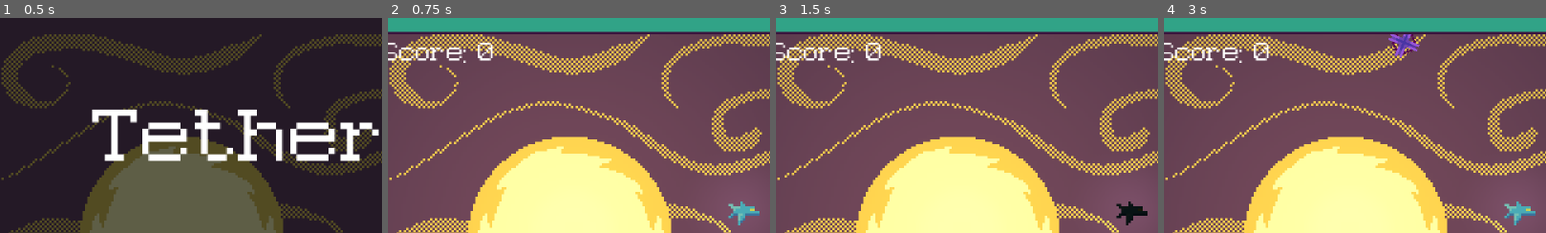
Above: before the commit, frames 1-4 (left to right).
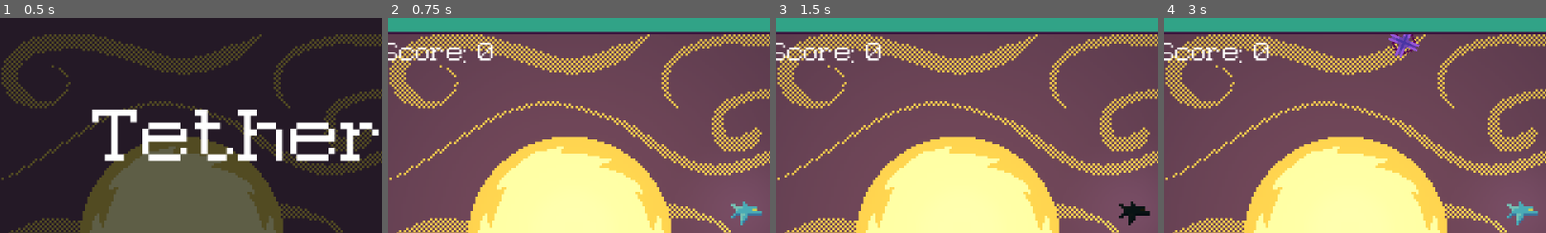
Above: after the commit, the same moments.

Repository: MonkMir/tether-game
Game: Godot game, scene res://main.tscn
The game is run twice, just before and just after one commit, with the same random seed, the same clock (stepped at 60 frames per second) and the same inputs.
Inputs (mouse positions are % of the whole screen's width and height, from its top left):
- Up to frame 1 (0.5 s): no input
- Up to frame 2 (0.75 s): click "PLAY" at 0.5 s
- Up to frame 3 (1.5 s): tap Enter (ui_accept) at 1.25 s; move the mouse to (72, 45) at 1.27 s; press the mouse at (72, 45) at 1.28 s
- Up to frame 4 (3 s): tap Enter (ui_accept) at 1.52, 2, 2.27 s; move the mouse to (30, 55) at 2.02 s; release the mouse at (30, 55) at 2.03 s; click (30, 55) at 2.1 s; move the mouse to (60, 28) at 2.77 s; press the mouse at (60, 28) at 2.78 s
The pictures show only the part of the screen within x 3-53%, y 4-54%; the shares and areas given below are measured in that part.

Frame 1 is identical in both runs. In frame 2, 0.3% of the frame differs, in the area x 89-98%, y 85-97%; in frame 3, 0.2%; in frame 4, 0.3%.

Commit message:
Add lighting

Diff:
--- a/enemies/bomber/bomber_bomb.gd
+++ b/enemies/bomber/bomber_bomb.gd
@@ -7,7 +7,7 @@
 @export var explosion_scene : PackedScene
 
 var direction : Vector2
-var speed := 320.0
+var speed := 50.0
 
 @onready var player := get_tree().get_first_node_in_group("player")
 
@@ -24,8 +24,6 @@
 	else:
 		speed = 0
 		position += MIN_SPEED * direction * delta
-
-	modulate = Color(3, 3, 3, .7)
 
 
 func explode():
--- a/enemies/bomber/bomber_bomb_explosion.tscn
+++ b/enemies/bomber/bomber_bomb_explosion.tscn
@@ -5,6 +5,16 @@
 
 [sub_resource type="CircleShape2D" id="CircleShape2D_1h8a8"]
 radius = 32.0
+
+[sub_resource type="Gradient" id="Gradient_pyvd4"]
+interpolation_mode = 2
+offsets = PackedFloat32Array(0, 0.7105263)
+colors = PackedColorArray(0.84, 0.64119995, 0.24360001, 1, 0, 0, 0, 1)
+
+[sub_resource type="GradientTexture2D" id="GradientTexture2D_n7y8w"]
+gradient = SubResource("Gradient_pyvd4")
+fill = 1
+fill_from = Vector2(0.5, 0.5)
 
 [node name="BomberBombExplosion" type="Area2D" unique_id=675522281]
 collision_layer = 2
@@ -19,5 +29,10 @@
 [node name="Timer" type="Timer" parent="." unique_id=542641750]
 wait_time = 0.1
 
+[node name="PointLight2D" type="PointLight2D" parent="." unique_id=456908964]
+scale = Vector2(1.03, 1.03)
+energy = 2.95
+texture = SubResource("GradientTexture2D_n7y8w")
+
 [connection signal="area_entered" from="." to="." method="_on_player_entered"]
 [connection signal="timeout" from="Timer" to="." method="_on_timer_timeout"]
--- a/enemies/bomber/explosion.tscn
+++ b/enemies/bomber/explosion.tscn
@@ -5,6 +5,16 @@
 
 [sub_resource type="CircleShape2D" id="CircleShape2D_1h8a8"]
 radius = 32.0
+
+[sub_resource type="Gradient" id="Gradient_2n748"]
+interpolation_mode = 2
+offsets = PackedFloat32Array(0, 0.7105263)
+colors = PackedColorArray(0.84, 0.64119995, 0.24360001, 1, 0, 0, 0, 1)
+
+[sub_resource type="GradientTexture2D" id="GradientTexture2D_a2k0q"]
+gradient = SubResource("Gradient_2n748")
+fill = 1
+fill_from = Vector2(0.5, 0.5)
 
 [node name="Explosion" type="Area2D" unique_id=1431074492]
 collision_layer = 4
@@ -20,5 +30,10 @@
 [node name="Timer" type="Timer" parent="." unique_id=1402510047]
 wait_time = 0.13
 
+[node name="PointLight2D" type="PointLight2D" parent="." unique_id=2037442532]
+scale = Vector2(1.03, 1.03)
+energy = 2.95
+texture = SubResource("GradientTexture2D_a2k0q")
+
 [connection signal="area_entered" from="." to="." method="_on_area_entered"]
 [connection signal="timeout" from="Timer" to="." method="_on_timer_timeout"]
--- a/enemies/enemy_class.gd
+++ b/enemies/enemy_class.gd
@@ -59,8 +59,10 @@
 
 
 func receive_dam_param(damage):
+	if not health_bar:
+		return
 	health -= damage
-	health_bar.health = health
+	health_bar.health = health # hey you gotta fix this fr. freed health access error
 
 
 func die():
--- a/enemies/parabolic/parabolic_dart.tscn
+++ b/enemies/parabolic/parabolic_dart.tscn
@@ -5,6 +5,16 @@
 
 [sub_resource type="CircleShape2D" id="CircleShape2D_c37ne"]
 radius = 2.43789
+
+[sub_resource type="Gradient" id="Gradient_lxl1a"]
+interpolation_mode = 2
+offsets = PackedFloat32Array(0, 0.7105263)
+colors = PackedColorArray(0.28427982, 0.11040002, 0.69, 1, 0, 0, 0, 1)
+
+[sub_resource type="GradientTexture2D" id="GradientTexture2D_m7oun"]
+gradient = SubResource("Gradient_lxl1a")
+fill = 1
+fill_from = Vector2(0.5, 0.5)
 
 [node name="Parabolic Dart" type="Area2D" unique_id=1545782455]
 script = ExtResource("1_rp2uv")
@@ -17,4 +27,9 @@
 shape = SubResource("CircleShape2D_c37ne")
 metadata/_edit_group_ = true
 
+[node name="PointLight2D" type="PointLight2D" parent="." unique_id=501810218]
+scale = Vector2(0.222, 0.218)
+energy = 2.95
+texture = SubResource("GradientTexture2D_m7oun")
+
 [connection signal="area_entered" from="." to="." method="_on_player_entered"]
--- a/levels/level_1.tscn
+++ b/levels/level_1.tscn
@@ -81,7 +81,8 @@
 [node name="GameOverLabel" type="Label" parent="MarginContainer" unique_id=730832775]
 visible = false
 layout_mode = 2
-theme_override_colors/font_color = Color(0.17690001, 0.17690001, 0.61, 1)
+theme_override_colors/font_color = Color(0.261, 0.7509001, 0.9, 1)
+theme_override_colors/font_shadow_color = Color(0.18251993, 0.0936, 0.39, 0.99215686)
 theme_override_fonts/font = ExtResource("7_3sk1a")
 text = "ur trash give up"
 horizontal_alignment = 1
--- a/player/player.gd
+++ b/player/player.gd
@@ -8,14 +8,17 @@
 @export var parabolic_dummy_scene: PackedScene
 @export var tether: PackedScene
 
+@export var max_intensity: float = 24.0
+@export var fade_speed: float = 5.0
+
 const BASE_SPEED : int = 800
-const MAX_SPEED : int = 1000
+const MAX_SPEED : int = 800
 
 var new_dummy : Node2D = null
 var health: int = 100
 var damage_calc: int = 20
 var enemies_in_range : int = 0
-var move_speed := 300.0
+var move_speed := 250.0
 var is_tethered := false
 var targeted_enemy : Node2D = null
 var nearest_enemy : Node2D = null
@@ -23,12 +26,15 @@
 var dummy_rotation : float
 var dummy_health : float
 var dummy_enemy_name : String
+var last_direction_x: float = 0.0
 
 @onready var level := get_parent()
 @onready var health_bar := $HealthBarCanvas/HealthBar
 @onready var camera := $"../Camera2D"
 @onready var sprite := $PlayerSprite
 @onready var sprite_reverse := $PlayerSpriteReverse
+@onready var thruster_glow := $ThrusterGlow
+@onready var thruster_glow_reverse := $ThrusterGlowReverse
 @onready var tether_cooldown : Timer = $TetherCooldown
 
 
@@ -36,16 +42,29 @@
 	health_bar._init_health(health)
 
 
-func _physics_process(delta: float):
+func _physics_process(delta: float) -> void:
 	# PLAYER MOVEMENT
 	var input_direction = Input.get_vector("Stick Left", "Stick Right", "Stick Up", "Stick Down")
 	position += input_direction * move_speed * delta
-	if input_direction.x > 0:
-		sprite.show()
-		sprite_reverse.hide()
-	elif input_direction.x < 0:
-		sprite.hide()
-		sprite_reverse.show()
+
+	var current_speed_x = abs(input_direction.x) * move_speed
+	var target_intensity = (current_speed_x / move_speed) * max_intensity
+
+	var current_intensity = lerp(thruster_glow.modulate.r, target_intensity, fade_speed * delta)
+	var base_color = Color("ff4500")
+
+	var target_color = base_color * current_intensity
+	target_color.a = base_color.a * (current_intensity / max_intensity)
+
+	thruster_glow.modulate = target_color
+	thruster_glow_reverse.modulate = target_color
+
+
+
+
+	if input_direction.x != 0 and sign(input_direction.x) != sign(last_direction_x):
+		_on_direction_flipped(sign(input_direction.x))
+		last_direction_x = input_direction.x
 
 	var camera_rect = get_static_camera_rect()
 	position = position.clamp(camera_rect.position, camera_rect.end)
@@ -146,6 +165,21 @@
 	return Rect2(camera_corner_top_left, camera_size)
 
 
+func _on_direction_flipped(dir_x: float) -> void:
+	if dir_x > 0:
+		sprite.show()
+		sprite_reverse.hide()
+
+		thruster_glow.show()
+		thruster_glow_reverse.hide()
+	elif dir_x < 0:
+		sprite.hide()
+		sprite_reverse.show()
+
+		thruster_glow.hide()
+		thruster_glow_reverse.show()
+
+
 func _on_tether_range_area_entered(_enemy_area):
 	enemies_in_range += 1
 
--- a/player/player.tscn
+++ b/player/player.tscn
@@ -19,12 +19,28 @@
 [sub_resource type="Gradient" id="Gradient_rgyib"]
 interpolation_mode = 2
 offsets = PackedFloat32Array(0.00877193, 0.7653509)
-colors = PackedColorArray(1, 1, 1, 1, 0, 0, 0, 1)
+colors = PackedColorArray(0.85, 0.85, 0.85, 1, 0, 0, 0, 1)
 
 [sub_resource type="GradientTexture2D" id="GradientTexture2D_hg6s5"]
 gradient = SubResource("Gradient_rgyib")
 fill = 1
 fill_from = Vector2(0.5, 0.5)
+
+[sub_resource type="CanvasItemMaterial" id="CanvasItemMaterial_rgyib"]
+blend_mode = 1
+light_mode = 1
+
+[sub_resource type="Gradient" id="Gradient_hg6s5"]
+offsets = PackedFloat32Array(0, 0.24122804, 1)
+colors = PackedColorArray(1, 1, 1, 1, 0.23026316, 0.23026316, 0.23026316, 1, 0, 0, 0, 1)
+
+[sub_resource type="GradientTexture2D" id="GradientTexture2D_8t03j"]
+gradient = SubResource("Gradient_hg6s5")
+fill_from = Vector2(1, 0)
+fill_to = Vector2(0, 0)
+
+[sub_resource type="GradientTexture2D" id="GradientTexture2D_rgyib"]
+gradient = SubResource("Gradient_hg6s5")
 
 [node name="Player" type="CharacterBody2D" unique_id=994072363 groups=["player"]]
 script = ExtResource("1_boad6")
@@ -34,15 +50,19 @@
 tether = ExtResource("5_2ieo8")
 
 [node name="PlayerSprite" type="Sprite2D" parent="." unique_id=1062684667]
+light_mask = 5
+position = Vector2(1, 0)
 texture = ExtResource("6_boad6")
 
 [node name="PlayerSpriteReverse" type="Sprite2D" parent="." unique_id=1950117919]
 visible = false
-position = Vector2(-2, 0)
+light_mask = 5
+position = Vector2(-1, 0)
 texture = ExtResource("7_rgyib")
 flip_h = true
 
 [node name="TetherRange" type="Area2D" parent="." unique_id=1682285353]
+position = Vector2(1, 0)
 collision_layer = 0
 collision_mask = 2
 
@@ -52,6 +72,7 @@
 debug_color = Color(0.662399, 0.513404, 3.85046e-07, 0.42)
 
 [node name="Hurtbox" type="Area2D" parent="." unique_id=1128003117 groups=["player"]]
+position = Vector2(1, 0)
 collision_mask = 2
 
 [node name="PlayerCollision" type="CollisionShape2D" parent="Hurtbox" unique_id=2093795865]
@@ -67,13 +88,29 @@
 wait_time = 1.5
 one_shot = true
 
-[node name="PointLight2D" type="PointLight2D" parent="." unique_id=453113546]
-position = Vector2(-0.06000024, -0.9400012)
-scale = Vector2(0.81062496, 0.81062496)
+[node name="PassiveGlow" type="PointLight2D" parent="." unique_id=453113546]
+position = Vector2(0.9999998, -1)
+scale = Vector2(0.961, 0.961)
 energy = 0.35
 range_item_cull_mask = 2
 texture = SubResource("GradientTexture2D_hg6s5")
 
+[node name="ThrusterGlow" type="Sprite2D" parent="." unique_id=679896315]
+modulate = Color(0.012617188, 0.0073575065, 0.00010775553, 0.5686275)
+z_index = 10
+material = SubResource("CanvasItemMaterial_rgyib")
+position = Vector2(-6, 0)
+scale = Vector2(0.06250001, 0.03125)
+texture = SubResource("GradientTexture2D_8t03j")
+
+[node name="ThrusterGlowReverse" type="Sprite2D" parent="." unique_id=1413919533]
+modulate = Color(0.012617188, 0.0073575065, 0.00010775553, 0.5686275)
+z_index = 10
+material = SubResource("CanvasItemMaterial_rgyib")
+position = Vector2(6, 0)
+scale = Vector2(0.06250001, 0.03125)
+texture = SubResource("GradientTexture2D_rgyib")
+
 [connection signal="area_entered" from="TetherRange" to="." method="_on_tether_range_area_entered"]
 [connection signal="area_exited" from="TetherRange" to="." method="_on_tether_range_area_exited"]
 [connection signal="area_entered" from="Hurtbox" to="." method="_on_hurtbox_area_entered"]
--- a/player/tether.tscn
+++ b/player/tether.tscn
@@ -1,11 +1,30 @@
 [gd_scene format=3 uid="uid://3s58x1bgjui4"]
 
 [ext_resource type="Script" uid="uid://c76w5mw4mgqrw" path="res://player/tether.gd" id="1_wbd1m"]
+
+[sub_resource type="CanvasItemMaterial" id="CanvasItemMaterial_1b0em"]
+blend_mode = 1
+light_mode = 1
+
+[sub_resource type="Gradient" id="Gradient_1b0em"]
+offsets = PackedFloat32Array(0, 0.375, 0.5, 0.625, 1)
+colors = PackedColorArray(0, 0, 0, 1, 0.41, 0.37638003, 0.073800005, 1, 0.9490196, 0.93333334, 0.6156863, 1, 0.4117647, 0.3764706, 0.07450981, 1, 0, 0, 0, 1)
+
+[sub_resource type="GradientTexture2D" id="GradientTexture2D_e7v3h"]
+gradient = SubResource("Gradient_1b0em")
+width = 16
+height = 16
+fill_from = Vector2(0.51452994, 1)
+fill_to = Vector2(0.51282054, 0.03076923)
 
 [node name="Tether" type="Node2D" unique_id=1948318608]
 script = ExtResource("1_wbd1m")
 
 [node name="LineTexture" type="Line2D" parent="." unique_id=705149266]
 z_index = -1
-width = 3.0
+texture_repeat = 2
+material = SubResource("CanvasItemMaterial_1b0em")
+width = 7.0
 default_color = Color(0.88, 0.84304, 0.51040006, 1)
+texture = SubResource("GradientTexture2D_e7v3h")
+texture_mode = 1
